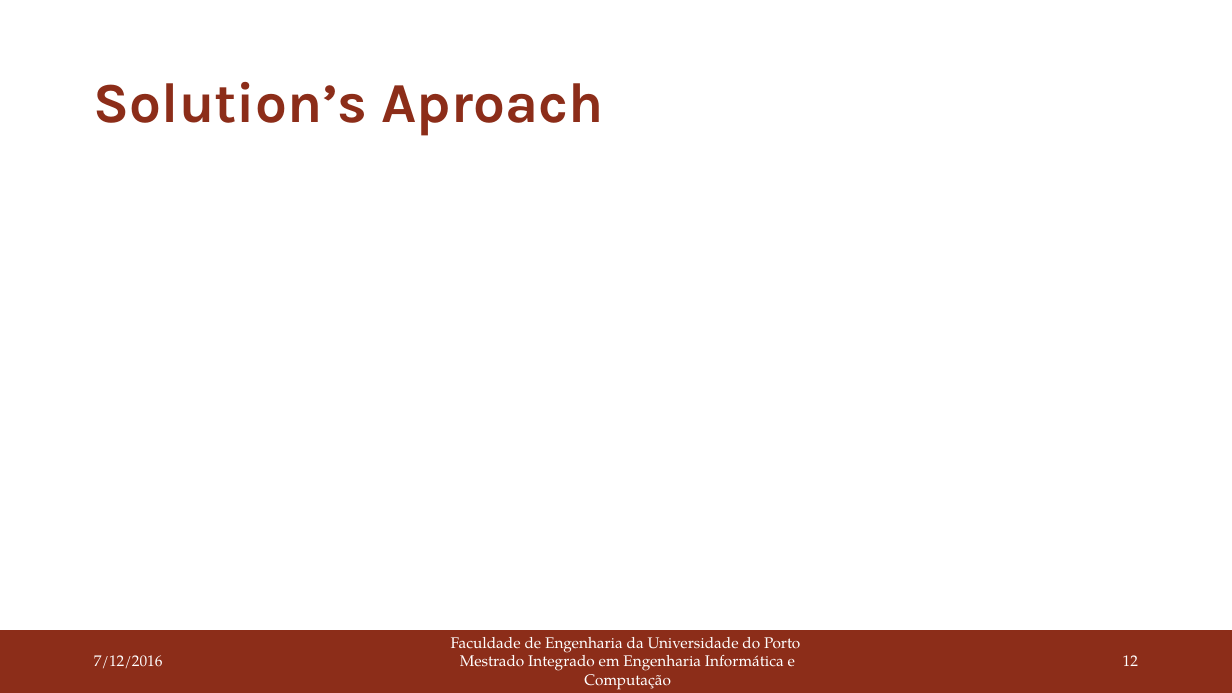
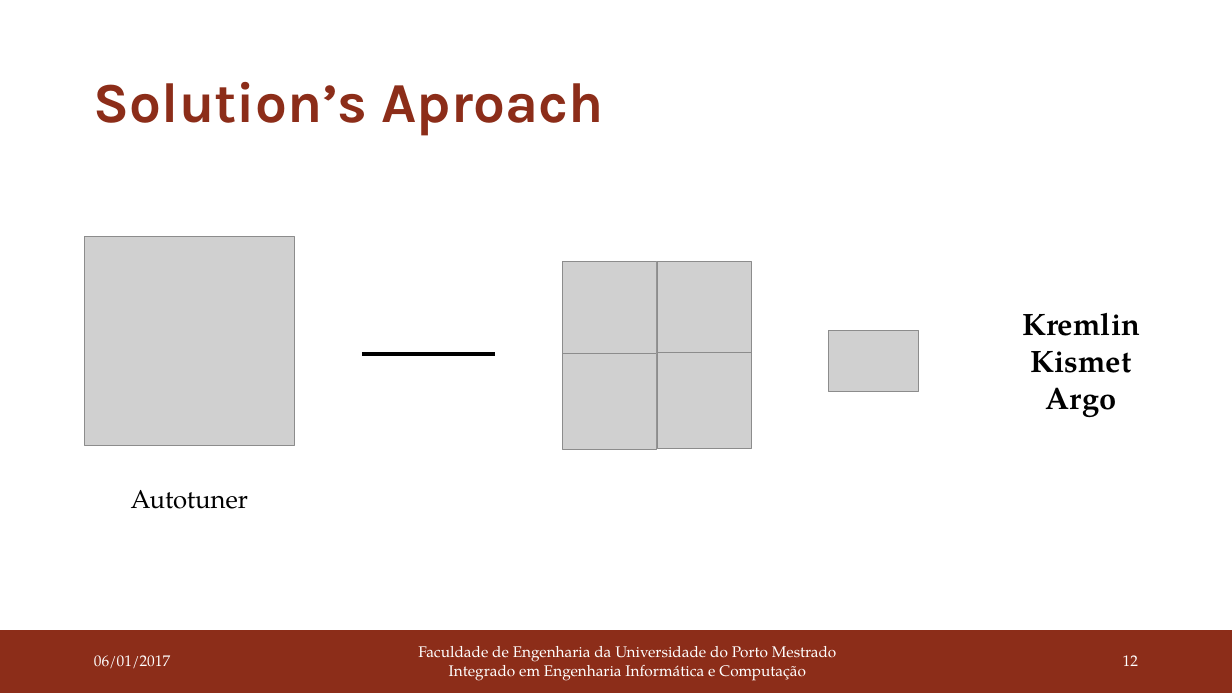
Before and after one commit to joaoBordalo/FEUP-Dissertation, a slide deck: slide 12 of deliverables/PDIS/second delivery/Autotuning Parallel Application in Heterogeneous Systems.pptx. Drawn at 1232x693 pixels with LibreOffice and Linux fonts; fonts in the diff are those of the drawing; grey boxes stand for pictures. Boxes give left, top, right and bottom in pixels: in the first picture for what was removed or moved away, otherwise in the second. Text is boxed around its words. In the diff, an @@ line names an element or a change of style, - is before the commit and + after.

```diff
--- a/deliverables/PDIS/second delivery/Autotuning Parallel Application in Heterogeneous Systems.pptx
+++ b/deliverables/PDIS/second delivery/Autotuning Parallel Application in Heterogeneous Systems.pptx
@@ picture added at bbox=[85, 236, 295, 445] @@
@@ text added at bbox=[1022, 313, 1140, 418], 24 pt, text #000000, bold @@
+Kremlin
+Kismet
+Argo
@@ line added from (362, 354) to (495, 354), #000000 3 pt @@
@@ group added at bbox=[563, 262, 751, 449]: 4 pictures @@
@@ picture added at bbox=[828, 331, 919, 392] @@
@@ text added at bbox=[131, 490, 248, 509], 20 pt, text #000000 @@
+Autotuner
@@ text at bbox=[94, 655, 170, 669]: text changed @@
-7/12/2016
+06/01/2017
@@ text at bbox=[418, 646, 837, 681]: text changed @@
-Faculdade de Engenharia da Universidade do Porto
-Mestrado Integrado em Engenharia Informática e Computação
+Faculdade de Engenharia da Universidade do Porto Mestrado Integrado em Engenharia Informática e Computação
```
Also in this commit, not shown: 15 other slides changed, 2 slides added, 3 other files.
